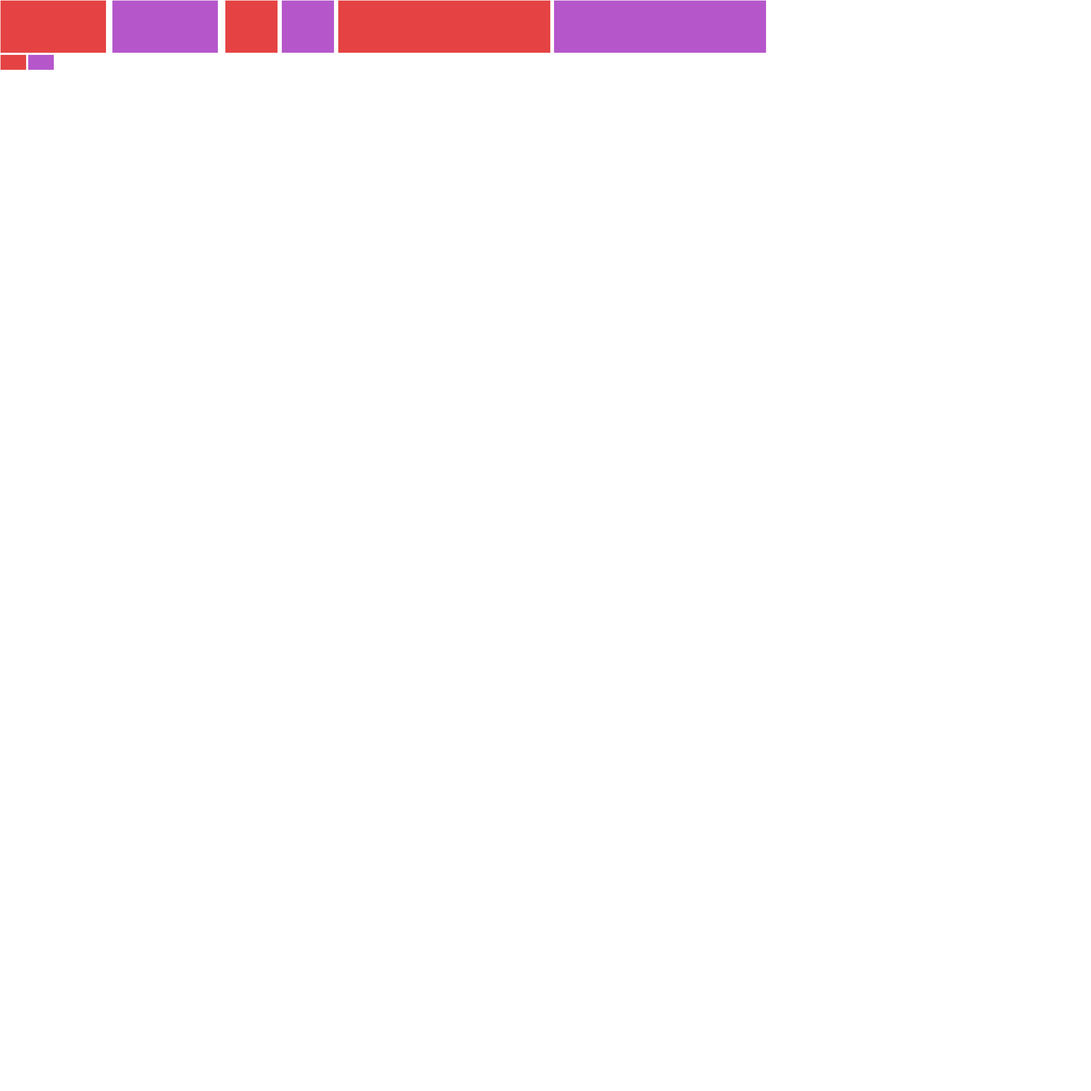
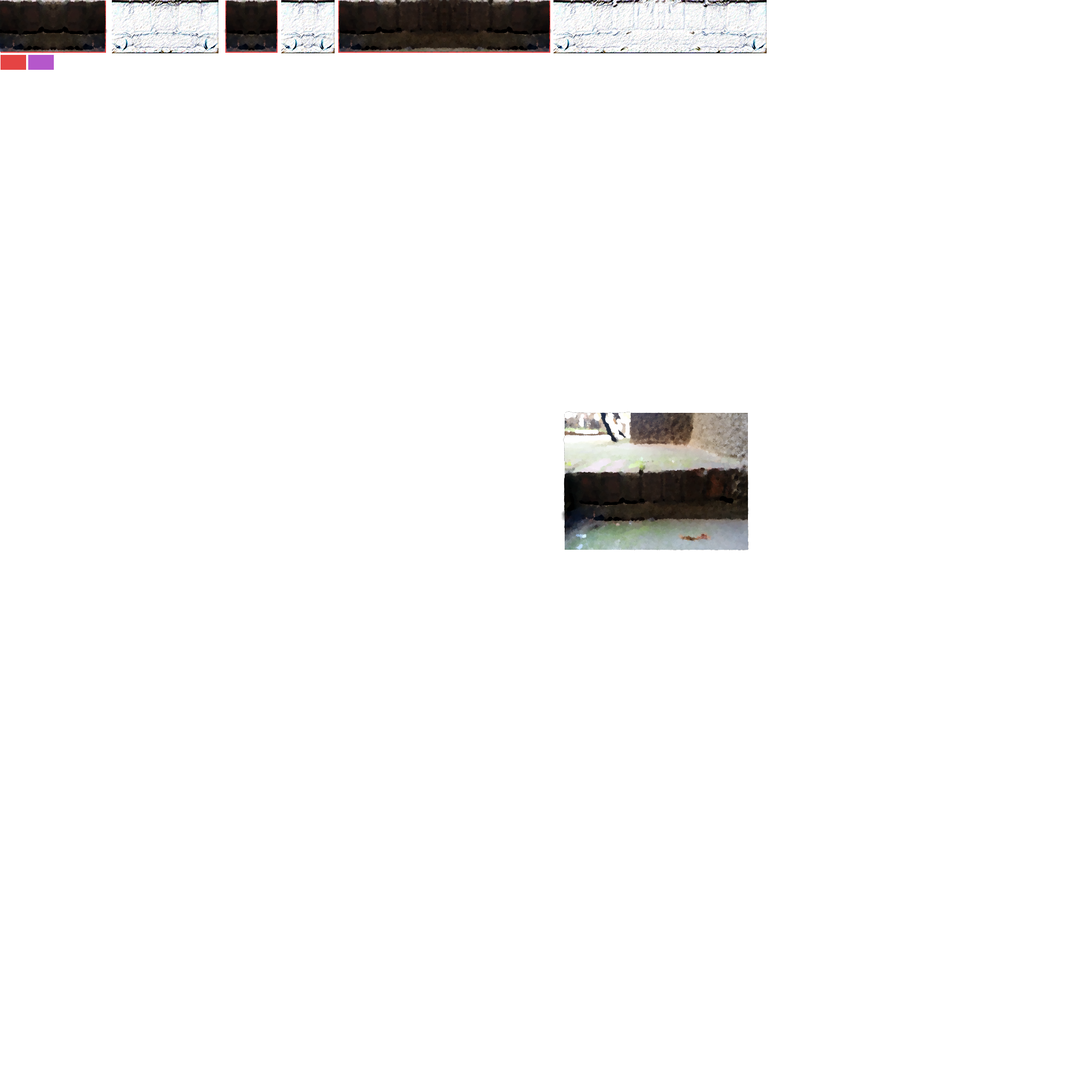
Layers edited between the first and the second w=1091, h=1091 image:
removed layer "Floated Layer" over [left=553, top=0, right=767, bottom=54]
added layer "Book" above "Actual" over [left=111, top=0, right=767, bottom=54]
added layer "Actual" above "Background" over [left=0, top=0, right=749, bottom=551]
painted on "Background" over [left=553, top=0, right=767, bottom=54]
